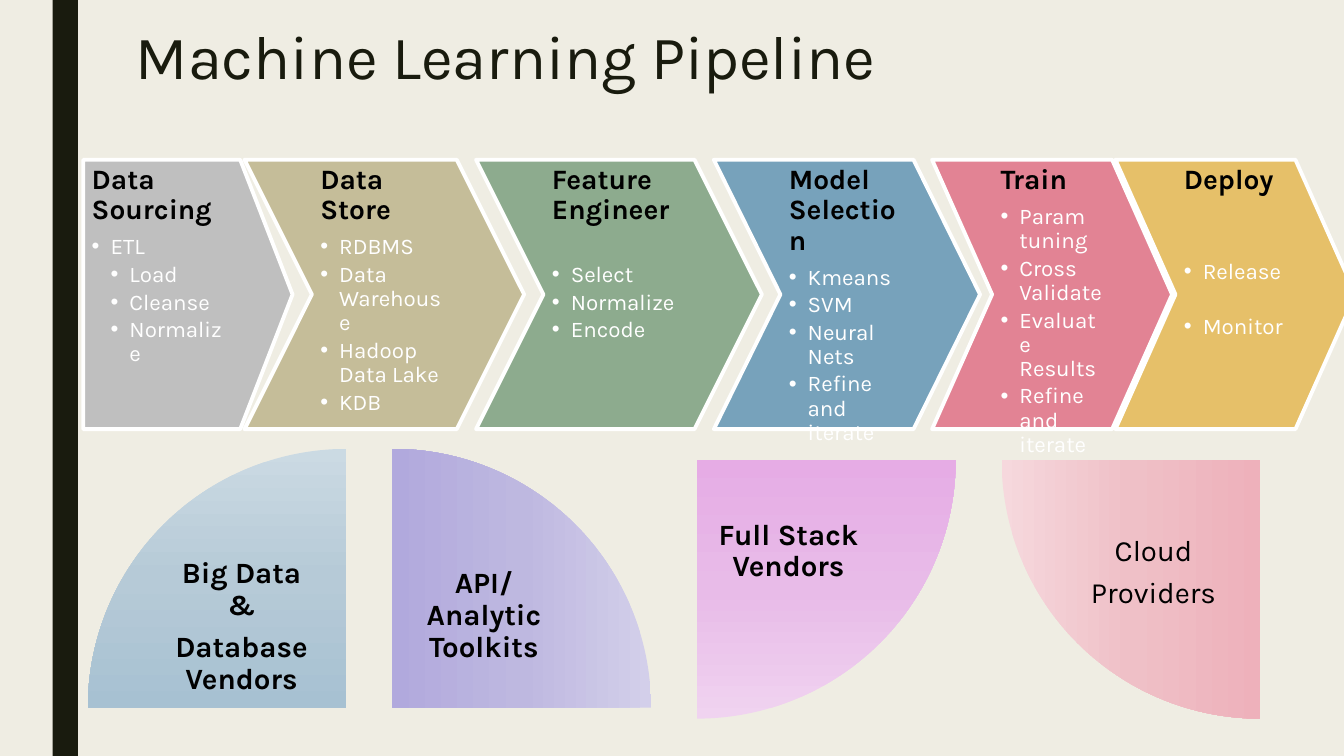
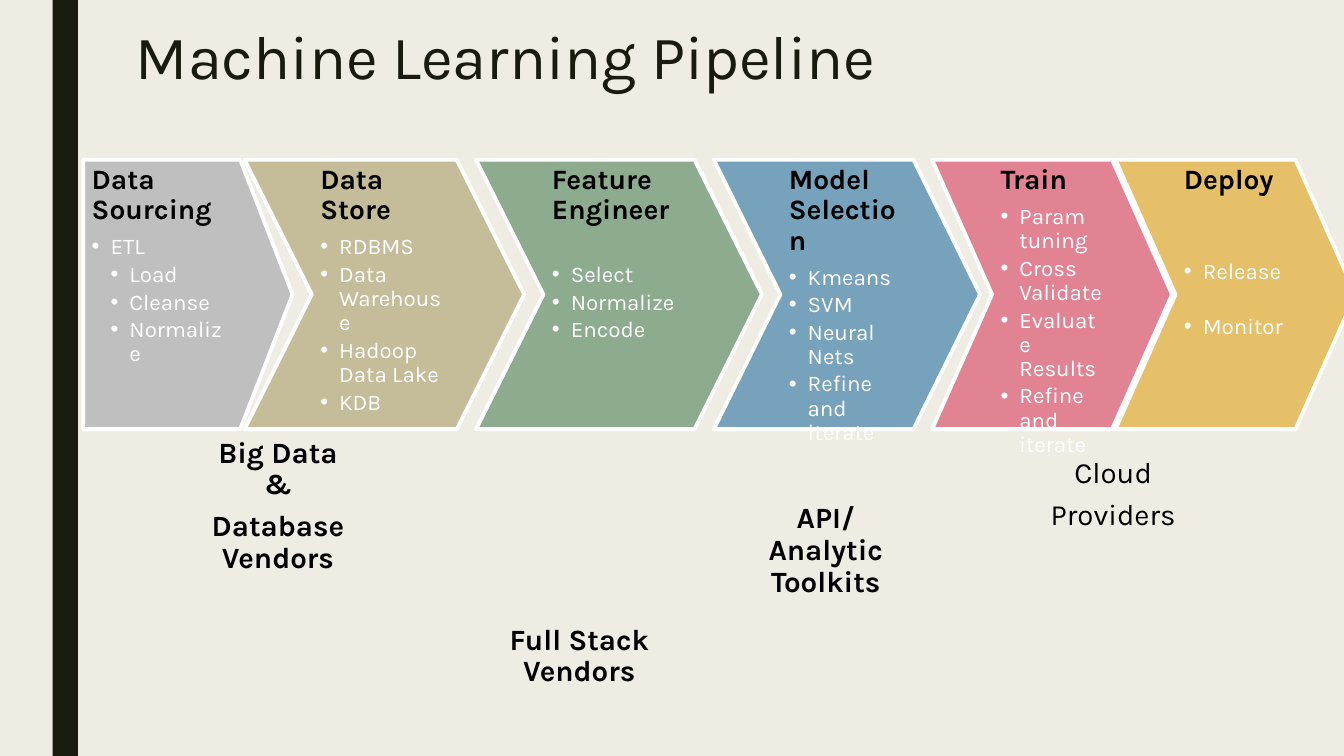
Before and after one commit to dougfoo/machineLearning, a slide deck: slide 14 of talks/MachineLearning101.pptx. Drawn at 1344x756 pixels with LibreOffice and Linux fonts; fonts in the diff are those of the drawing. Boxes give left, top, right and bottom in pixels: in the first picture for what was removed or moved away, otherwise in the second. Text is boxed around its words. In the diff, an @@ line names an element or a change of style, - is before the commit and + after.

```diff
--- a/talks/MachineLearning101.pptx
+++ b/talks/MachineLearning101.pptx
@@ text "Big Data &": place and size @@
-text "Big Data &" at box(175, 562, 307, 690)
+text "Big Data &" at box(212, 442, 344, 569)
@@ text "Cloud": place and size @@
-text "Cloud" at box(1091, 541, 1216, 604)
+text "Cloud" at box(1051, 463, 1176, 526)
@@ pie wedge removed at box(88, 449, 347, 708) @@
@@ pie wedge removed at box(392, 449, 651, 708) @@
@@ pie wedge removed at box(697, 460, 956, 719) @@
@@ text "API/Analytic Toolkits": place and size @@
-text "API/Analytic Toolkits" at box(427, 571, 541, 658)
+text "API/Analytic Toolkits" at box(769, 506, 883, 593)
@@ pie wedge removed at box(1002, 460, 1261, 719) @@
@@ text "Full Stack Vendors": place and size @@
-text "Full Stack Vendors" at box(719, 525, 858, 577)
+text "Full Stack Vendors" at box(510, 629, 649, 682)
```
Also in this commit, not shown: 6 other slides changed.
